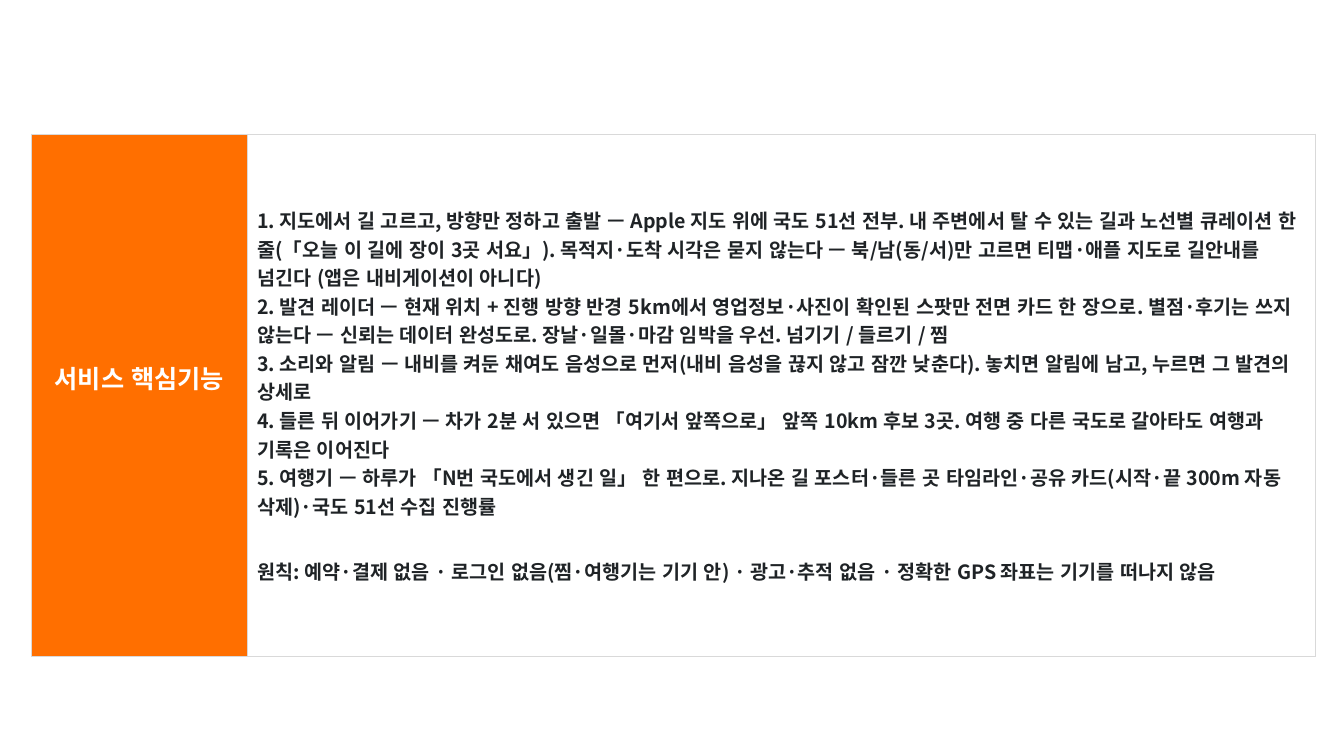
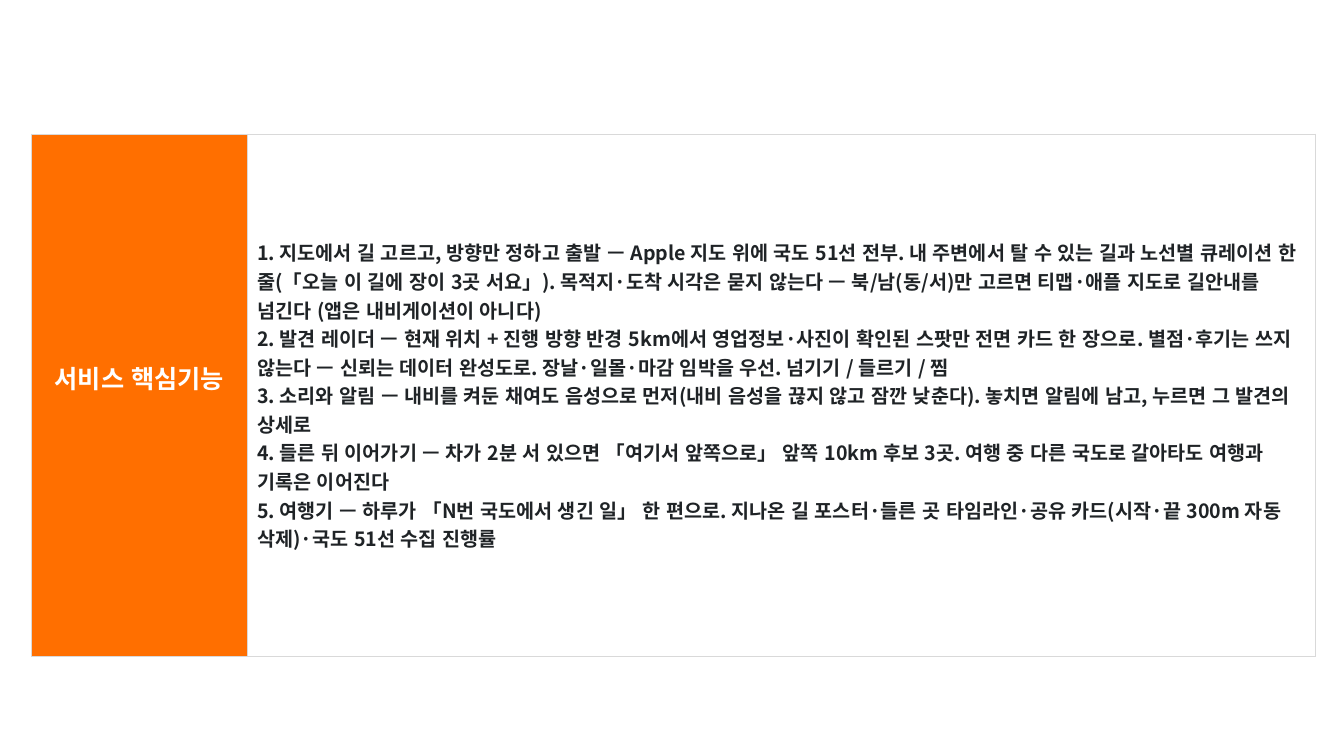
Before and after one commit to Hyee0ne/p-trip, a slide deck: slide 3 of docs/기능설명서_P의여행.pptx. Drawn at 1344x756 pixels with LibreOffice and Linux fonts; fonts in the diff are those of the drawing; background and template pictures are left out. Boxes give left, top, right and bottom in pixels: in the first picture for what was removed or moved away, otherwise in the second. Text is boxed around its words. In the diff, an @@ line names an element or a change of style, - is before the commit and + after.

```diff
--- a/docs/기능설명서_P의여행.pptx
+++ b/docs/기능설명서_P의여행.pptx
@@ table at (x1=31, y1=134, x2=1316, y2=656) @@
-row 1, column 2: 1. 지도에서 길 고르고, 방향만 정하고 출발 — Apple 지도 위에 국도 51선 전부. 내 주변에서 탈 수 있는 길과 노선별 큐레이션 한 줄(「오늘 이 길에 장이 3곳 서요」). 목적지·도착 시각은 묻지 않는다 — 북/남(동/서)만 고르면 티맵·애플 지도로 길안내를 넘긴다 (앱은 내비게이션이 아니다) / 2. 발견 레이더 — 현재 위치 + 진행 방향 반경 5km에서 영업정보·사진이 확인된 스팟만 전면 카드 한 장으로. 별점·후기는 쓰지 않는다 — 신뢰는 데이터 완성도로. 장날·일몰·마감 임박을 우선. 넘기기 / 들르기 / 찜 / 3. 소리와 알림 — 내비를 켜둔 채여도 음성으로 먼저(내비 음성을 끊지 않고 잠깐 낮춘다). 놓치면 알림에 남고, 누르면 그 발견의 상세로 / 4. 들른 뒤 이어가기 — 차가 2분 서 있으면 「여기서 앞쪽으로」 앞쪽 10km 후보 3곳. 여행 중 다른 국도로 갈아타도 여행과 기록은 이어진다 / 5. 여행기 — 하루가 「N번 국도에서 생긴 일」 한 편으로. 지나온 길 포스터·들른 곳 타임라인·공유 카드(시작·끝 300m 자동 삭제)·국도 51선 수집 진행률 / 원칙: 예약·결제 없음 · 로그인 없음(찜·여행기는 기기 안) · 광고·추적 없음 · 정확한 GPS 좌표는 기기를 떠나지 않음
+row 1, column 2: 1. 지도에서 길 고르고, 방향만 정하고 출발 — Apple 지도 위에 국도 51선 전부. 내 주변에서 탈 수 있는 길과 노선별 큐레이션 한 줄(「오늘 이 길에 장이 3곳 서요」). 목적지·도착 시각은 묻지 않는다 — 북/남(동/서)만 고르면 티맵·애플 지도로 길안내를 넘긴다 (앱은 내비게이션이 아니다) / 2. 발견 레이더 — 현재 위치 + 진행 방향 반경 5km에서 영업정보·사진이 확인된 스팟만 전면 카드 한 장으로. 별점·후기는 쓰지 않는다 — 신뢰는 데이터 완성도로. 장날·일몰·마감 임박을 우선. 넘기기 / 들르기 / 찜 / 3. 소리와 알림 — 내비를 켜둔 채여도 음성으로 먼저(내비 음성을 끊지 않고 잠깐 낮춘다). 놓치면 알림에 남고, 누르면 그 발견의 상세로 / 4. 들른 뒤 이어가기 — 차가 2분 서 있으면 「여기서 앞쪽으로」 앞쪽 10km 후보 3곳. 여행 중 다른 국도로 갈아타도 여행과 기록은 이어진다 / 5. 여행기 — 하루가 「N번 국도에서 생긴 일」 한 편으로. 지나온 길 포스터·들른 곳 타임라인·공유 카드(시작·끝 300m 자동 삭제)·국도 51선 수집 진행률
```
Also in this commit, not shown: 2 other files.
